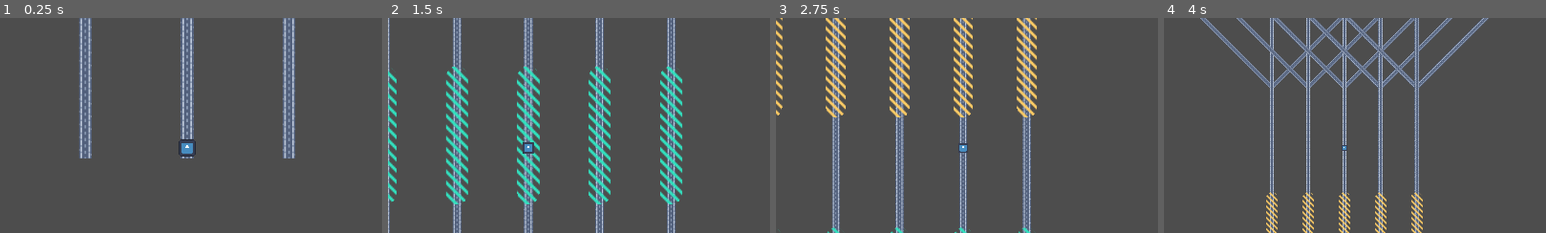
Above: before the commit, frames 1-4 (left to right).
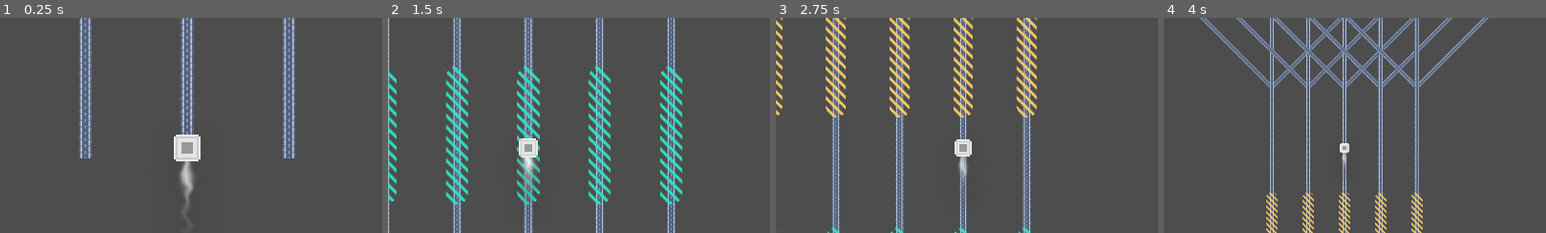
Above: after the commit, the same moments.

Repository: elpozewaunig/LanLinerReconciliation
Game: Godot game, scene res://scenes/main.tscn
The game is run twice, just before and just after one commit, with the same random seed, the same clock (stepped at 60 frames per second) and the same inputs. The engine's default icon, where the game draws it, is replaced by a stand-in: a white triangle on a blue panel in a dark square.
Inputs:
- Up to frame 1 (0.25 s): no input
- Up to frame 2 (1.5 s): hold Right (ui_right) 0.53-1.28 s; hold Left (ui_left) from 1.28 s (still down)
- Up to frame 3 (2.75 s): release Left (ui_left) at 2.03 s; hold Right (ui_right) from 2.03 s (still down)
- Up to frame 4 (4 s): release Right (ui_right) at 2.78 s; hold Up (ui_up) 2.78-3.53 s; hold Left (ui_left) from 3.53 s (still down)
The pictures show only the part of the screen within x 26-76%, y 20-70%; the shares and areas given below are measured in that part.

The runs differ from the first frame. In frame 1, 1.3% of the frame differs, in the area x 45-53%, y 54-89%; in frame 2, 0.8%; in frame 3, 0.5%; in frame 4, 0.2%.

Commit message:
PlayerSprite Anim

Diff:
--- /dev/null
+++ b/scenes/Anim1.gd
@@ -0,0 +1,12 @@
+extends Sprite2D
+
+
+# Called when the node enters the scene tree for the first time.
+func _ready():
+	$TrailAnim.play("anim1")
+	$TrailAnim2.play("anim1")
+
+
+# Called every frame. 'delta' is the elapsed time since the previous frame.
+func _process(delta):
+	pass
--- a/scenes/player.tscn
+++ b/scenes/player.tscn
@@ -1,19 +1,95 @@
-[gd_scene load_steps=5 format=3 uid="uid://dc7aktr1f5opg"]
+[gd_scene load_steps=10 format=3 uid="uid://dc7aktr1f5opg"]
 
 [ext_resource type="Script" path="res://scripts/Player.gd" id="1_gyboe"]
-[ext_resource type="Texture2D" uid="uid://fpt88tf7cjf3" path="res://assets/icon.svg" id="2_v374b"]
 [ext_resource type="Script" path="res://scripts/Camera.gd" id="3_16twk"]
+[ext_resource type="Texture2D" uid="uid://crf3x1a6mm6b5" path="res://assets/player.png" id="3_oj2jm"]
+[ext_resource type="Texture2D" uid="uid://clplopyknmamn" path="res://assets/trialsheet.png" id="4_gc2fj"]
+[ext_resource type="Script" path="res://scenes/Anim1.gd" id="5_anp6q"]
 
 [sub_resource type="CanvasItemMaterial" id="CanvasItemMaterial_lk7ji"]
+
+[sub_resource type="Animation" id="Animation_fdasq"]
+resource_name = "anim1"
+length = 0.8
+loop_mode = 1
+tracks/0/type = "value"
+tracks/0/imported = false
+tracks/0/enabled = false
+tracks/0/path = NodePath(".:hframes")
+tracks/0/interp = 1
+tracks/0/loop_wrap = true
+tracks/0/keys = {
+"times": PackedFloat32Array(),
+"transitions": PackedFloat32Array(),
+"update": 1,
+"values": []
+}
+tracks/1/type = "value"
+tracks/1/imported = false
+tracks/1/enabled = true
+tracks/1/path = NodePath(".:frame_coords")
+tracks/1/interp = 1
+tracks/1/loop_wrap = true
+tracks/1/keys = {
+"times": PackedFloat32Array(0, 0.1, 0.2, 0.3, 0.4, 0.5, 0.6, 0.7),
+"transitions": PackedFloat32Array(1.23114, 1.10219, 1, 1, 1, 1, 1, 1),
+"update": 1,
+"values": [Vector2i(1, 0), Vector2i(4, 0), Vector2i(2, 0), Vector2i(3, 0), Vector2i(0, 0), Vector2i(3, 0), Vector2i(3, 0), Vector2i(2, 0)]
+}
+
+[sub_resource type="Animation" id="Animation_dxdpc"]
+length = 0.001
+tracks/0/type = "value"
+tracks/0/imported = false
+tracks/0/enabled = true
+tracks/0/path = NodePath(".:frame_coords")
+tracks/0/interp = 1
+tracks/0/loop_wrap = true
+tracks/0/keys = {
+"times": PackedFloat32Array(0),
+"transitions": PackedFloat32Array(1),
+"update": 1,
+"values": [Vector2i(0, 0)]
+}
+
+[sub_resource type="AnimationLibrary" id="AnimationLibrary_kcyny"]
+_data = {
+"RESET": SubResource("Animation_dxdpc"),
+"anim1": SubResource("Animation_fdasq")
+}
 
 [node name="Player" type="PathFollow2D"]
 material = SubResource("CanvasItemMaterial_lk7ji")
 rotates = false
 script = ExtResource("1_gyboe")
 
-[node name="Sprite2D" type="Sprite2D" parent="."]
-scale = Vector2(0.2, 0.2)
-texture = ExtResource("2_v374b")
-
 [node name="Camera2D" type="Camera2D" parent="."]
 script = ExtResource("3_16twk")
+
+[node name="Node2D" type="Node2D" parent="."]
+
+[node name="Triangle" type="Sprite2D" parent="Node2D"]
+z_index = 5
+texture_filter = 1
+texture_repeat = 1
+scale = Vector2(3, 3)
+texture = ExtResource("3_oj2jm")
+
+[node name="Trialsheet" type="Sprite2D" parent="Node2D"]
+position = Vector2(0, 69.34)
+scale = Vector2(0.565, 0.401172)
+texture = ExtResource("4_gc2fj")
+hframes = 5
+script = ExtResource("5_anp6q")
+
+[node name="TrailAnim" type="AnimationPlayer" parent="Node2D/Trialsheet"]
+libraries = {
+"": SubResource("AnimationLibrary_kcyny")
+}
+speed_scale = 2.328
+
+[node name="TrailAnim2" type="AnimationPlayer" parent="Node2D/Trialsheet"]
+libraries = {
+"": SubResource("AnimationLibrary_kcyny")
+}
+speed_scale = 2.328
Binary file added: assets/UIpackSheet_transparent.png
Not shown, added: assets/UIpackSheet_transparent.png.import
Binary file added: assets/player.png
Not shown, added: assets/player.png.import
Binary file added: assets/trialsheet.png
Not shown, added: assets/trialsheet.png.import
Not shown, added: assets/tri57D1.tmp
